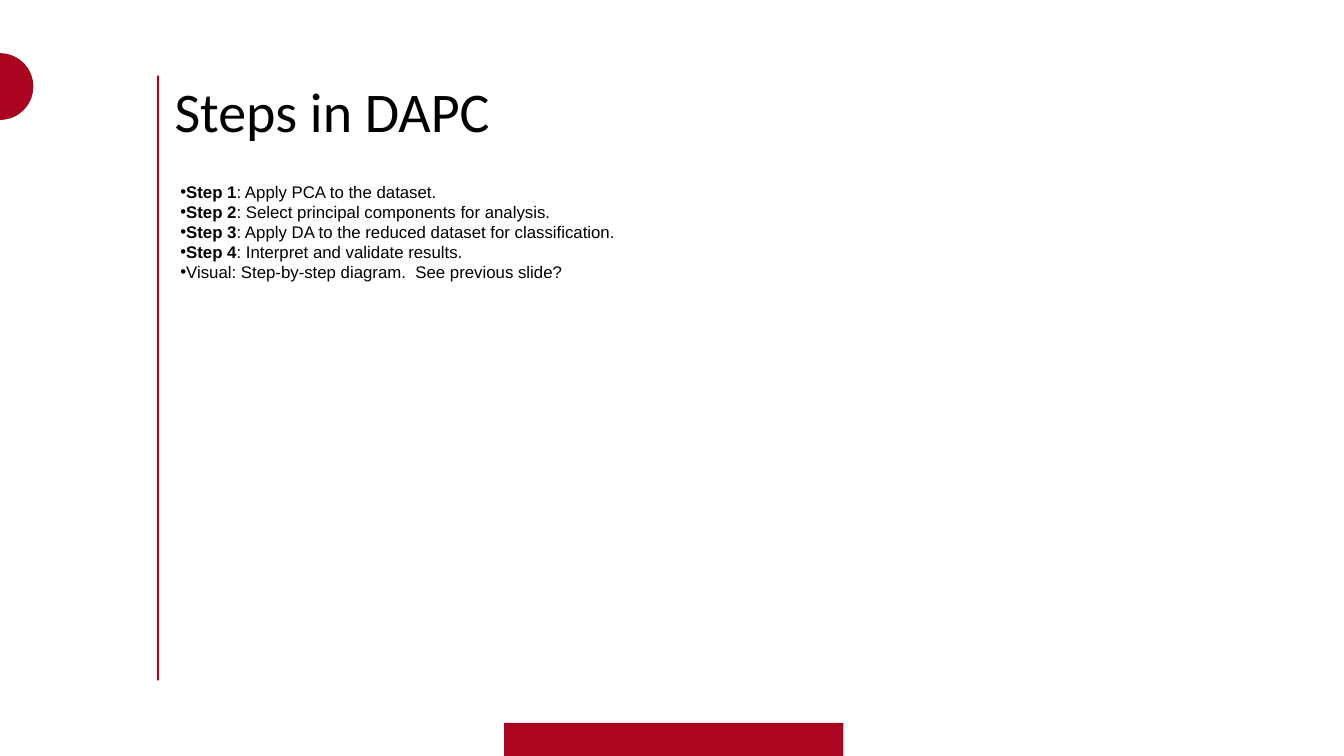
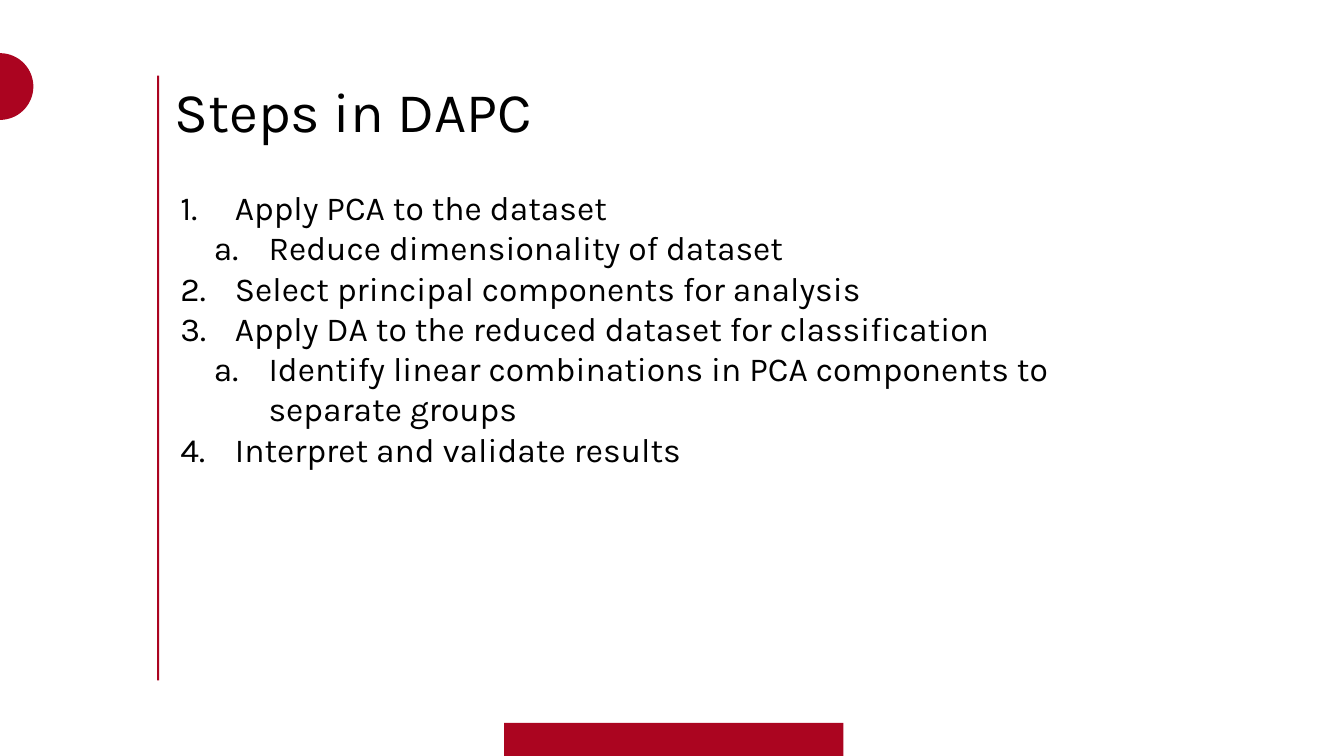
Before and after one commit to rileymawson/INFO_523_DAPC, a slide deck: slide 8 of DAPC_Info_523_RPM_BJMM.pptx (slide 6 before the commit). Drawn at 1344x756 pixels with LibreOffice and Linux fonts; fonts in the diff are those of the drawing; background and template pictures are left out. Boxes give left, top, right and bottom in pixels: in the first picture for what was removed or moved away, otherwise in the second. Text is boxed around its words. In the diff, an @@ line names an element or a change of style, - is before the commit and + after.

```diff
--- a/DAPC_Info_523_RPM_BJMM.pptx
+++ b/DAPC_Info_523_RPM_BJMM.pptx
@@ title "Steps in DAPC" at (x1=175, y1=93, x2=531, y2=145): font Calibri to Karla @@
@@ text at (x1=235, y1=197, x2=1048, y2=470): text changed; size 18 to 36 pt; font Arial to Karla @@
-• Step 1: Apply PCA to the dataset.
-• Step 2: Select principal components for analysis.
-• Step 3: Apply DA to the reduced dataset for classification.
-• Step 4: Interpret and validate results.
-• Visual: Step-by-step diagram. See previous slide?
+1. Apply PCA to the dataset
+  a. Reduce dimensionality of dataset
+2. Select principal components for analysis
+3. Apply DA to the reduced dataset for classification
+  a. Identify linear combinations in PCA components to separate groups
+4. Interpret and validate results
```
Also in this commit, not shown: 2 other slides changed, 11 slides added, 1 other file.
